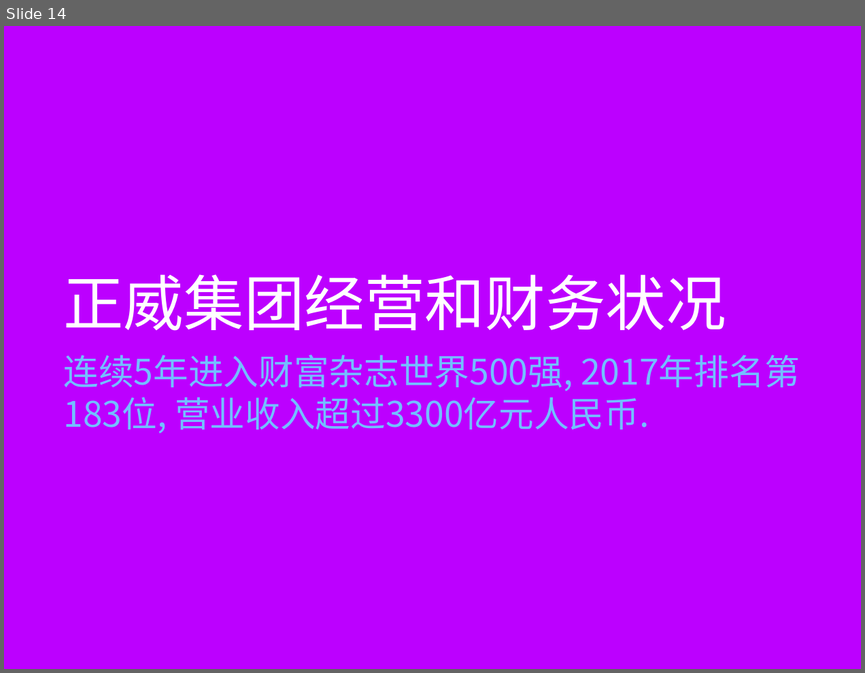
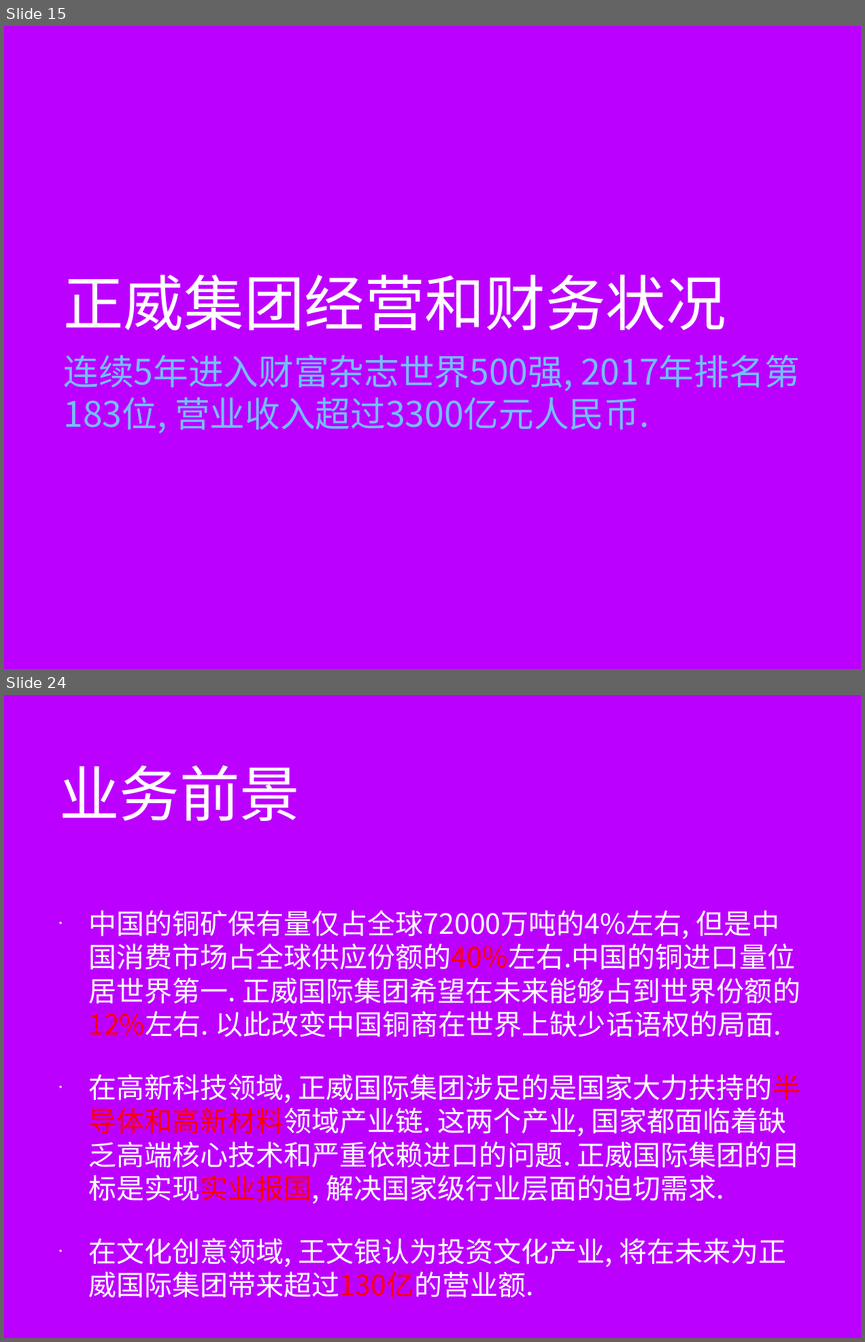
Before and after one commit to minibear0523/AmerGroup, a slide deck: 正威国际集团V1.0.pptx. Shown one above the other, each under a label of ours: slide 14 before the commit, slides 15 and 24 after it; the slides between them are not shown. The pictures are 865x673 and 865x1342 pixels, drawn with LibreOffice and Linux fonts; fonts in the diff are those of the drawing; background and template pictures are left out. Boxes give left, top, right and bottom in pixels: in the first picture for what was removed or moved away, otherwise in the second. Text is boxed around its words. In the diff, an @@ line names an element or a change of style, - is before the commit and + after.

```diff
--- a/正威国际集团V1.0.pptx
+++ b/正威国际集团V1.0.pptx
@@ slide 24 added at bbox=[4, 695, 861, 1338], background picture (left out) @@
@@ title added at bbox=[59, 765, 300, 821], 72 pt, text #FFFFFF @@
+业务前景
@@ text added at bbox=[88, 910, 800, 1297], 33.3 pt, text #FFFFFF @@
+• 中国的铜矿保有量仅占全球72000万吨的4%左右, 但是中国消费市场占全球供应份额的40%左右.中国的铜进口量位居世界第一. 正威国际集团希望在未来能够占到世界份额的12%左右. 以此改变中国铜商在世界上缺少话语权的局面.
+• 在高新科技领域, 正威国际集团涉足的是国家大力扶持的半导体和高新材料领域产业链. 这两个产业, 国家都面临着缺乏高端核心技术和严重依赖进口的问题. 正威国际集团的目标是实现实业报国, 解决国家级行业层面的迫切需求.
+• 在文化创意领域, 王文银认为投资文化产业, 将在未来为正威国际集团带来超过130亿的营业额.
@@ what was slide 14 is now slide 15 @@
```
Also in this commit, not shown: 9 slides changed, 8 other slides added, 2 other files.
